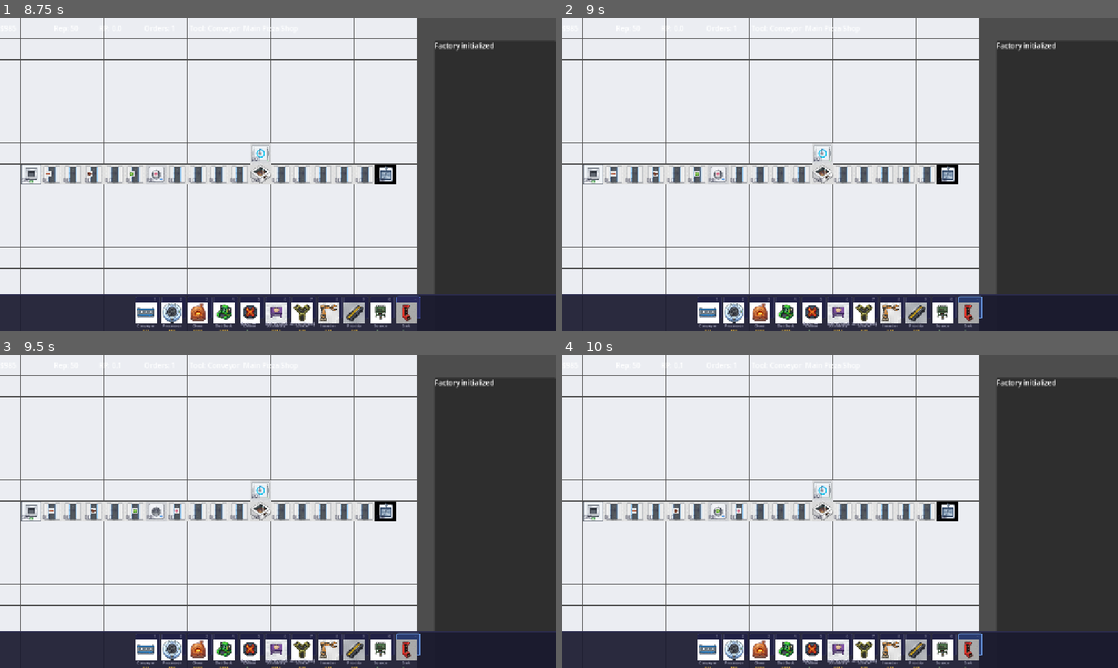
Above: before the commit, frames 1-4 (two rows, left to right).
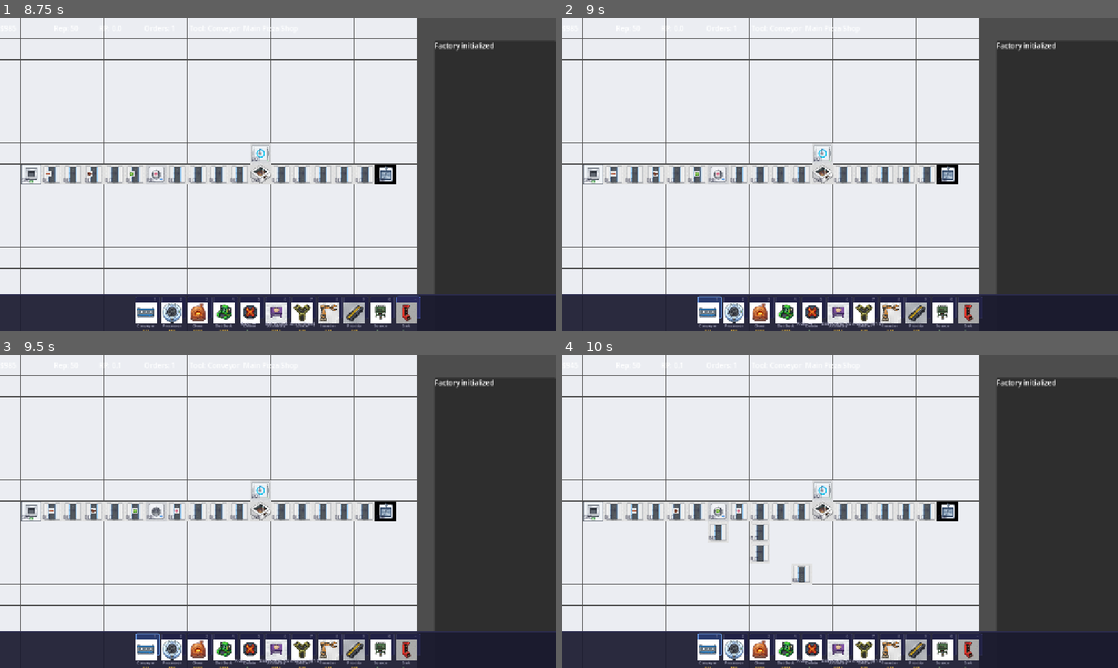
Above: after the commit, the same moments.

Repository: flaxos/Pizzatorio
Game: Godot game, scene res://src/scenes/Main.tscn
Same seed, same stepped clock (60 frames per second), same inputs: the game is played once before the commit and once after it.
Inputs (mouse positions are in pixels of both pictures, inside the frame that each line leads up to):
- Up to frame 1 (8.75 s): click (150, 305) at 0.52 s; click (172, 305) at 1.27 s; click (200, 305) at 2.02 s; click (227, 305) at 2.77 s; click (250, 305) at 3.52 s; click (278, 305) at 4.27 s; click (305, 305) at 5.02 s; click (328, 305) at 5.77 s; click (355, 305) at 6.52 s; click (383, 305) at 7.27 s; click (405, 305) at 8.02 s
- Up to frame 2 (9 s): tap Enter at 8.75 s; move the mouse to (962, 158) at 8.77 s; tap 1 at 8.85 s; click (962, 158) at 8.92 s
- Up to frame 3 (9.5 s): no input
- Up to frame 4 (10 s): drag from (728, 527) to (812, 574) at 9.52 s

Frame 1 is identical in both runs. In frame 2, 0.3% of the frame differs, in the area x 24-76%, y 88-99%; in frame 3, 0.3%; in frame 4, 0.8%, in the area x 24-76%, y 53-99%.
Error before the commit: Parse Error: Member "rotation" redefined (original in native class 'Node2D') (res://src/scenes/PlayerController.gd:8)

Commit message:
Fix PlayerController: rename rotation to build_rotation
Node2D has a built-in 'rotation' property — our variable shadowed it,
causing a parse error that silently prevented the entire script from
loading. No keyboard or mouse input worked because PlayerController
never initialized. Renamed to build_rotation.

Co-Authored-By: Claude Opus 4.6 (1M context) <noreply@anthropic.com>

Diff:
--- a/v2_godot/src/scenes/PlayerController.gd
+++ b/v2_godot/src/scenes/PlayerController.gd
@@ -5,7 +5,7 @@
 ## Updated to work with LocationManager for multi-location support.
 
 var selected_tool: String = "conveyor"
-var rotation: int = 0
+var build_rotation: int = 0
 var camera_offset: Vector2 = Vector2.ZERO
 var zoom: float = 1.0
 var is_dragging: bool = false
@@ -120,7 +120,7 @@
 			var grid_pos = _screen_to_grid(event.position)
 			if grid_pos != Vector2i(-1, -1) and grid_pos != last_drag_cell and simulation != null:
 				simulation.place_tile(grid_pos.x, grid_pos.y,
-					BUILD_TOOLS[selected_tool]["tile"], rotation)
+					BUILD_TOOLS[selected_tool]["tile"], build_rotation)
 				last_drag_cell = grid_pos
 		elif event.button_mask & MOUSE_BUTTON_MASK_MIDDLE:
 			camera_offset -= event.relative / zoom
@@ -134,8 +134,8 @@
 		EventBus.show_notification.emit("Selected: %s" % BUILD_TOOLS[tool_key]["label"], "info")
 
 func _rotate() -> void:
-	rotation = (rotation + 1) % 4
-	EventBus.rotation_changed.emit(rotation)
+	build_rotation = (build_rotation + 1) % 4
+	EventBus.rotation_changed.emit(build_rotation)
 
 func _try_place_at_screen(screen_pos: Vector2) -> void:
 	var grid_pos = _screen_to_grid(screen_pos)
@@ -144,7 +144,7 @@
 	if simulation == null:
 		return
 	var tile_kind = BUILD_TOOLS[selected_tool]["tile"]
-	simulation.place_tile(grid_pos.x, grid_pos.y, tile_kind, rotation)
+	simulation.place_tile(grid_pos.x, grid_pos.y, tile_kind, build_rotation)
 	last_drag_cell = grid_pos
 
 func _screen_to_grid(screen_pos: Vector2) -> Vector2i:
